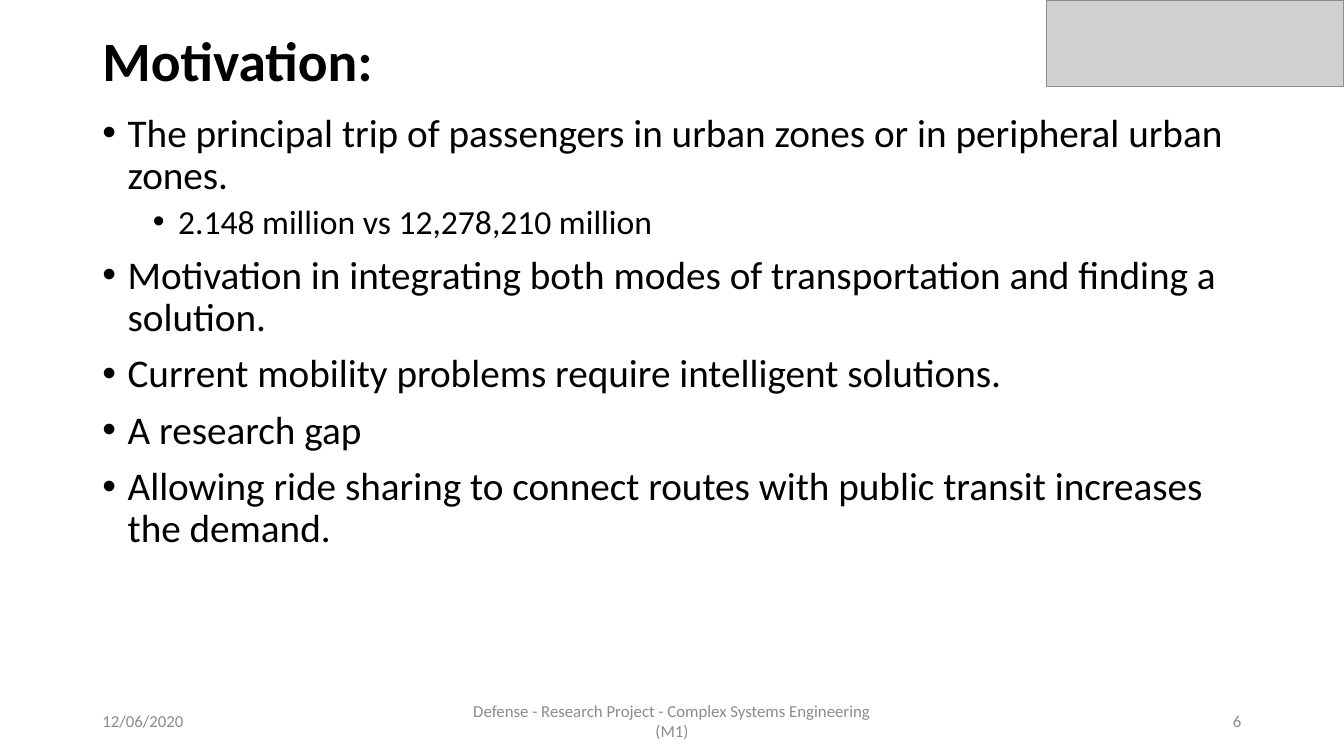
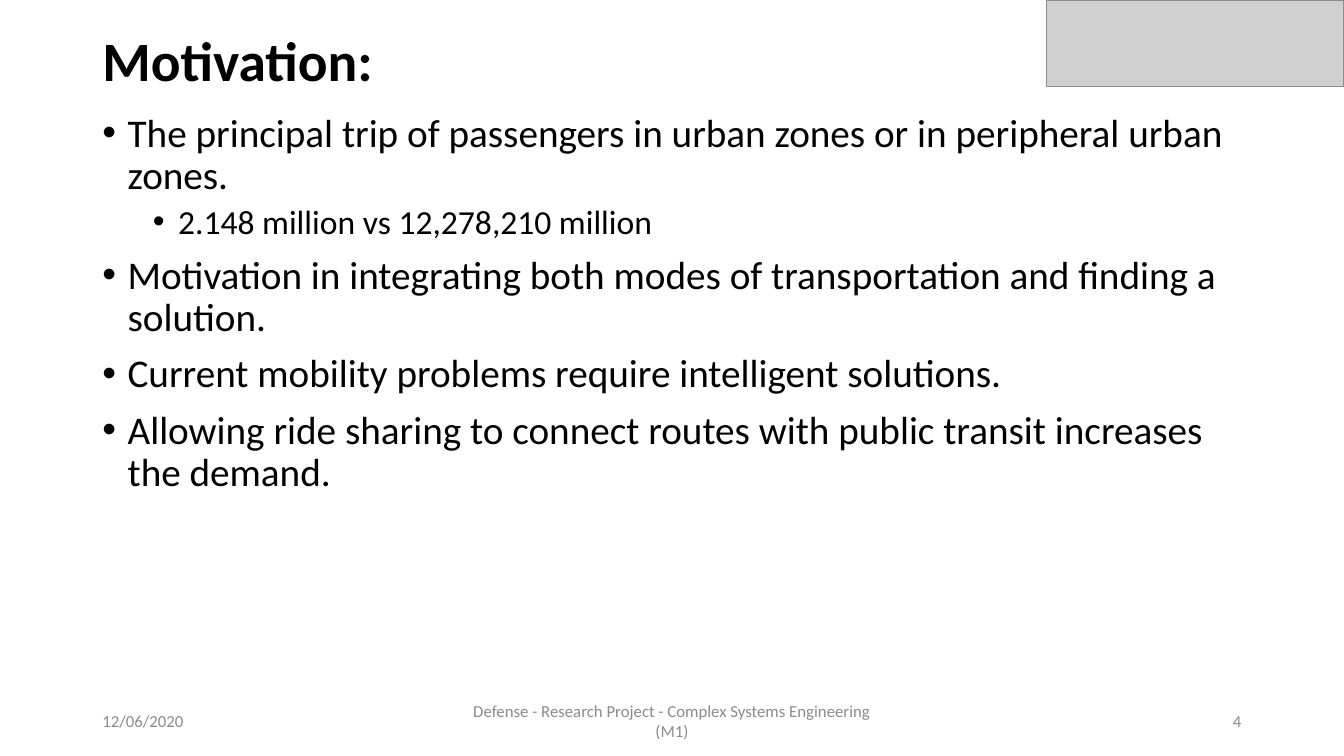
Before and after one commit to AymanABDELHAMID/OD_MTO_DARP, a slide deck: slide 4 of Presentation/presentation_AymanMahmoud.pptx (slide 6 before the commit). Drawn at 1344x756 pixels with LibreOffice and Linux fonts; fonts in the diff are those of the drawing; grey boxes stand for pictures. Boxes give left, top, right and bottom in pixels: in the first picture for what was removed or moved away, otherwise in the second. Text is boxed around its words. In the diff, an @@ line names an element or a change of style, - is before the commit and + after.

```diff
--- a/Presentation/presentation_AymanMahmoud.pptx
+++ b/Presentation/presentation_AymanMahmoud.pptx
@@ text at [128,416,361,451]: paragraph removed @@
-• A research gap
@@ page number at [1233,716,1241,727]: text changed @@
-6
+4
```
Also in this commit, not shown: 14 other slides changed, 1 slide added, 4 slides removed, 2 other files.
